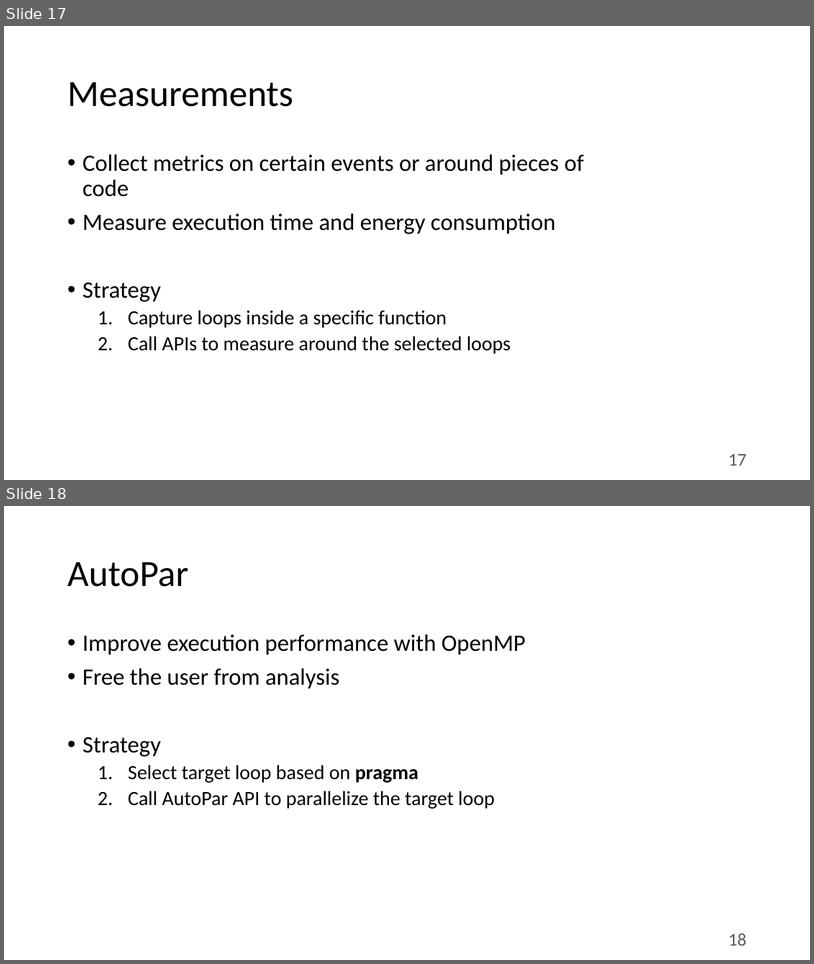
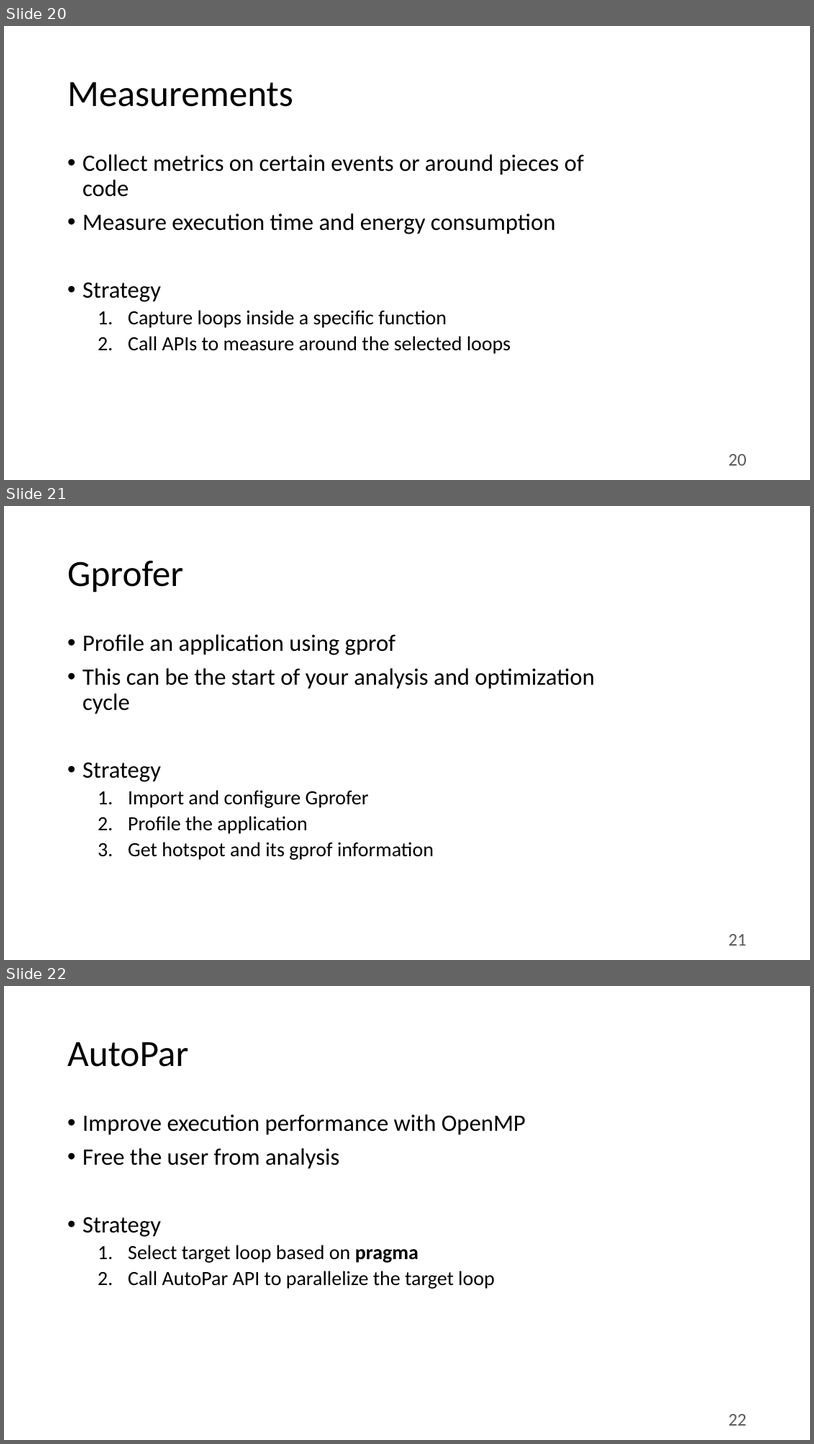
Before and after one commit to specs-feup/specs-lara, a slide deck: Tutorial-2018-INDIN/Clava-Tutorial.pptx. Shown one above the other, each under a label of ours: slides 17 and 18 before the commit, slides 20, 21 and 22 after it. The pictures are 814x964 and 814x1444 pixels, drawn with LibreOffice and Linux fonts; fonts in the diff are those of the drawing. Boxes give left, top, right and bottom in pixels: in the first picture for what was removed or moved away, otherwise in the second. Text is boxed around its words. In the diff, an @@ line names an element or a change of style, - is before the commit and + after.

```diff
--- a/Tutorial-2018-INDIN/Clava-Tutorial.pptx
+++ b/Tutorial-2018-INDIN/Clava-Tutorial.pptx
@@ slide 21 added at box(4, 506, 810, 960), background #FFFFFF @@
@@ title added at box(67, 561, 183, 592), 33 pt, text #000000 @@
+Gprofer
@@ text added at box(82, 634, 594, 860), 21 pt, text #000000 @@
+• Profile an application using gprof
+• This can be the start of your analysis and optimization cycle
+• Strategy
+  1. Import and configure Gprofer
+  2. Profile the application
+  3. Get hotspot and its gprof information
@@ page number added at box(729, 934, 747, 945), 16 pt, text #595959 @@
+21
@@ what was slide 17 is now slide 20 @@
@@ page number at box(729, 454, 747, 465): text changed @@
-17
+20
@@ what was slide 18 is now slide 22 @@
@@ page number at box(729, 1414, 747, 1425): text changed @@
-18
+22
```
Also in this commit, not shown: 9 slides changed, 9 other slides added, 2 slides removed, 5 other files.
